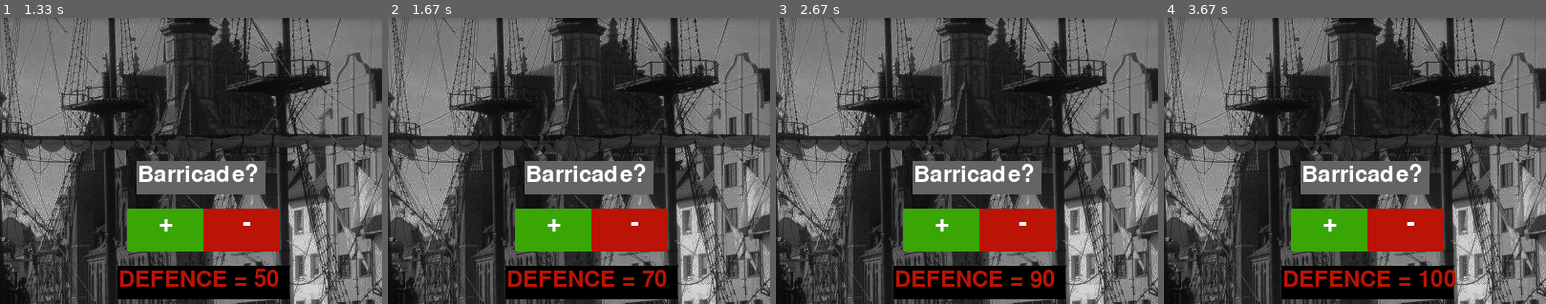
Above: before the commit, frames 1-4 (left to right).
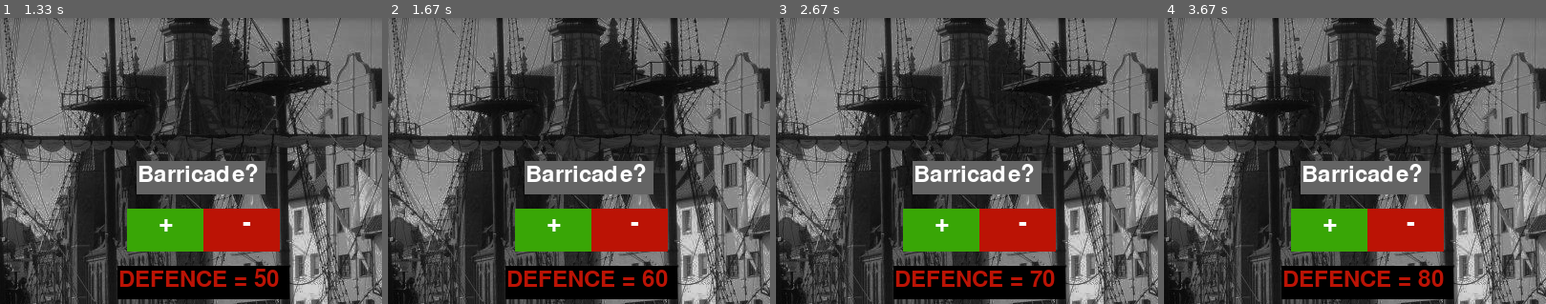
Above: after the commit, the same moments.

Repository: darek-k/pygame-project
Game: pygame game, started from test.py
The game is run twice, just before and just after one commit, with the same random seed, the same clock (stepped at 60 frames per second) and the same inputs.
Inputs (mouse positions are % of the whole screen's width and height, from its top left):
- Up to frame 1 (1.33 s): click "START" at 0.38 s; click (80, 76) at 0.72 s; click "Barricade" at 1.05 s
- Up to frame 2 (1.67 s): click "+" at 1.38 s
- Up to frame 3 (2.67 s): click "-" at 1.72 s; click "+" at 2.05 s; click "+" at 2.38 s
- Up to frame 4 (3.67 s): click "-" at 2.72 s; click "+" at 3.05 s; click "+" at 3.38 s
The pictures show only the part of the screen within x 23-73%, y 0-50%; the shares and areas given below are measured in that part.

Frame 1 is identical in both runs. In frame 2, 0.2% of the frame differs, in the area x 66-74%, y 88-94%; in frame 3, 0.1%; in frame 4, 0.4%, in the area x 66-77%, y 88-94%.

Commit message:
Fix Barricade class

Diff:
--- a/test.py
+++ b/test.py
@@ -426,17 +426,61 @@
 
 
 class Barricade:
-
-    def open_barricade_window(self, image, previous_window):
-        # h = str(1)
-        # stamina = int(player1.stamina) + 10
-        # hours_to_full_stamina = int((100 - player1.stamina) / 10)
-
-        # health = int(player1.health) + 10
-        # hours_to_full_health = int((80 - player1.health) / 10)
-
-        defence_on_begin = location_window.defence
-        defence = location_window.defence
+    def __init__(self):
+        self.black_pearl_defense = 50
+        self.bridge_defense = 50
+        self.crane_defense = 50
+        self.flat_defense = 50
+        self.forest_defense = 50
+        self.hotel_defense = 50
+        self.office_defense = 50
+        self.opera_defense = 50
+        self.restaurant_defense = 50
+        self.soldek_defense = 50
+        self.basilica_defense = 50
+        self.supermarket_defense = 50
+
+
+    def set_defence(self, location_name, new_defence):
+
+        if location_name == 'black_pearl':
+            barricade.black_pearl_defense = new_defence
+        if location_name == 'bridge':
+            barricade.bridge_defense = new_defence
+        if location_name == 'crane':
+            barricade.crane_defense = new_defence
+        if location_name == 'flat':
+            barricade.flat_defense = new_defence
+        if location_name == 'forest':
+            barricade.forest_defense = new_defence
+        if location_name == 'hotel':
+            barricade.hotel_defense = new_defence
+        if location_name == 'office':
+            barricade.office_defense = new_defence
+        if location_name == 'opera_house':
+            barricade.opera_defense = new_defence
+        if location_name == 'restaurant':
+            barricade.restaurant_defense = new_defence
+        if location_name == 'soldek':
+            barricade.soldek_defense = new_defence
+        if location_name == 'st_mary_basilica':
+            barricade.basilica_defense = new_defence
+        if location_name == 'supermarket':
+            barricade.supermarket_defense = new_defence
+
+        # location_window.open_location_window(image, window_name, chest_location, found_item_location, defence, location_name)
+
+        location_window.open_location_window('black_pearl.jpg', '"Black Pearl"',
+                                             chest.chest_black_pearl, chest.found_items_black_pearl,
+                                             barricade.black_pearl_defense,
+                                             'black_pearl')   ###### Dodaj to do argumentów żeby nie powtarzać tego za każdym razem
+
+
+
+    def open_barricade_window(self, image, previous_window, defence, location_name): # It's used in open_location_window()
+
+        defence_on_begin = defence
+        new_defence = 0
 
         stamina_on_begin = int(player1.stamina)
         stamina = int(player1.stamina)
@@ -458,10 +502,6 @@
         boards_number_on_begin = names_list.count('Board')
         boards_number = names_list.count('Board')
 
-        # if player1.food > 0:
-        #     food = int(player1.food) - 5
-        # if player1.drink > 0:
-        #     drink = int(player1.drink) - 5
 
         while True:
             for event in pygame.event.get():
@@ -482,7 +522,7 @@
                             elif defence < 100:
                                 if boards_number > 0:
                                     if stamina > 5:
-                                        defence += 20
+                                        defence += 10
                                         if defence > 100:
                                             defence = 100
                                         boards_number -= 1
@@ -510,8 +550,6 @@
                                 elif boards_number == 0:
                                     print("You don't have boards")
 
-                            print(count_health)
-
 
                 if event.type == pygame.MOUSEBUTTONDOWN:  # click "-" Button
                     button = pygame.Rect(400, 200, 80, 45)
@@ -519,7 +557,7 @@
                         if button.collidepoint(event.pos):
 
                             if defence > defence_on_begin:
-                                defence -= 20
+                                defence -= 10
 
                             if boards_number < boards_number_on_begin:
                                 boards_number += 1
@@ -542,7 +580,8 @@
                     button = pygame.Rect(305, 540, 190, 35)
                     if event.button == 1:
                         if button.collidepoint(event.pos):
-                            location_window.defence = defence
+
+                            new_defence = defence
                             player1.stamina = stamina
                             player1.health = health
                             player1.food = food
@@ -556,7 +595,8 @@
                             pygame.display.update()
                             time.sleep(0.8)
 
-                            return previous_window
+                            return barricade.set_defence(location_name, new_defence)
+
 
             # Window settings and graphic
             pygame.display.set_caption("Barricade")
@@ -571,8 +611,10 @@
             button_maker(400, 200, 80, 45, 'red', 'red', '', 40, '     -', 'white',  # -
                          transparent_on=False, transparent_off=False)
 
+
             button_maker(310, 260, 180, 35, 'black', 'black', '', 35, 'DEFENCE = ' + str(defence), 'red',  # Defence
                          transparent_on=False, transparent_off=False)
+
             button_maker(310, 300, 180, 35, 'grey', 'grey', '', 35, 'BOARDS = ' + str(boards_number), 'gold',  # Boards
                          transparent_on=False, transparent_off=False)
 
@@ -1540,13 +1582,11 @@
 
 
 class LocationWindow:
-
-    def open_location_window(self, image, window_name, chest_location, found_item_location, defence):
-
-        self.defence = defence
-        print(location_window.defence)
+    def open_location_window(self, image, window_name, chest_location, found_item_location, defence, location_name):
+
 
         while True:
+            print('location_window_defence = ', defence)
             # Hand;e events
             for event in pygame.event.get():
                 if event.type == pygame.QUIT:
@@ -1576,7 +1616,7 @@
                     button = pygame.Rect(400, 550, 200, 40)
                     if event.button == 1:
                         if button.collidepoint(event.pos):
-                            barricade.open_barricade_window(image, location_window.open_location_window)
+                            barricade.open_barricade_window(image, location_window.open_location_window, defence, location_name)
 
                 if event.type == pygame.MOUSEBUTTONDOWN:  # Exit
                     button = pygame.Rect(600, 550, 200, 40)
@@ -1602,7 +1642,7 @@
                          transparent_on=False)  # Exit
 
             # Show DEFENCE stat
-            button_maker(20, 20, 220, 40, 'black', 'black', '', 45, 'Defence = ' + str(self.defence), 'red',
+            button_maker(20, 20, 220, 40, 'black', 'black', '', 45, 'Defence = ' + str(defence), 'red',
                          transparent_on=False, transparent_off=False)
             # writing_text('', 45, 'Defence: ' + str(self.defence), 'pure_red', 20, 20)
 
@@ -1650,7 +1690,8 @@
                             door_sound = pygame.mixer.Sound('door.wav')
                             door_sound.play()
                             location_window.open_location_window('black_pearl.jpg', '"Black Pearl"',
-                                                                 chest.chest_black_pearl, chest.found_items_black_pearl, 50)
+                                                                 chest.chest_black_pearl, chest.found_items_black_pearl, barricade.black_pearl_defense,
+                                                                 'black_pearl')
 
 
                 if event.type == pygame.MOUSEBUTTONDOWN:  # Open a "Bridge" window
@@ -1660,7 +1701,7 @@
                             door_sound = pygame.mixer.Sound('door.wav')
                             door_sound.play()
                             location_window.open_location_window('bridge.jpg', 'Bridge', chest.chest_bridge,
-                                                                 chest.found_items_bridge, 0)
+                                                                 chest.found_items_bridge)
 
                 if event.type == pygame.MOUSEBUTTONDOWN:  # Open a "Crane" window
                     button = pygame.Rect(280, 150, 70, 50)
@@ -1669,7 +1710,7 @@
                             door_sound = pygame.mixer.Sound('door.wav')
                             door_sound.play()
                             location_window.open_location_window('crane.jpg', 'Crane', chest.chest_crane,
-                                                                 chest.found_items_crane, 20)
+                                                                 chest.found_items_crane)
 
                 if event.type == pygame.MOUSEBUTTONDOWN:  # Open a "Flat" window
                     button = pygame.Rect(500, 175, 50, 50)
@@ -1678,7 +1719,7 @@
                             door_sound = pygame.mixer.Sound('door.wav')
                             door_sound.play()
                             location_window.open_location_window('flat.jpg', 'Flat', chest.chest_flat,
-                                                                 chest.found_items_flat, 30)
+                                                                 chest.found_items_flat)
 
                 if event.type == pygame.MOUSEBUTTONDOWN:  # Open a "Forest" window
                     button = pygame.Rect(450, 25, 75, 40)
@@ -1687,7 +1728,7 @@
                             raven_sound = pygame.mixer.Sound('raven2.wav')
                             raven_sound.play()
                             location_window.open_location_window('forest.jpg', 'Forest', chest.chest_forest,
-                                                                 chest.found_items_forest, 0)
+                                                                 chest.found_items_forest)
 
                 if event.type == pygame.MOUSEBUTTONDOWN:  # Open a "Hotel" window
                     button = pygame.Rect(450, 265, 70, 50)
@@ -1696,7 +1737,7 @@
                             door_sound = pygame.mixer.Sound('door.wav')
                             door_sound.play()
                             location_window.open_location_window('hotel.jpeg', 'Hotel', chest.chest_hotel,
-                                                                 chest.found_items_hotel, 20)
+                                                                 chest.found_items_hotel)
 
                 if event.type == pygame.MOUSEBUTTONDOWN:  # Open a "Office" window
                     button = pygame.Rect(650, 270, 80, 50)
@@ -1705,7 +1746,7 @@
                             door_sound = pygame.mixer.Sound('door.wav')
                             door_sound.play()
                             location_window.open_location_window('office.jpg', 'Office', chest.chest_office,
-                                                                 chest.found_items_office, 30)
+                                                                 chest.found_items_office)
 
                 if event.type == pygame.MOUSEBUTTONDOWN:  # Open a "Opera House" window
                     button = pygame.Rect(180, 450, 140, 50)
@@ -1714,7 +1755,7 @@
                             door_sound = pygame.mixer.Sound('door.wav')
                             door_sound.play()
                             location_window.open_location_window('opera.jpg', 'Opera House', chest.chest_opera,
-                                                                 chest.found_items_opera, 10)
+                                                                 chest.found_items_opera)
 
                 if event.type == pygame.MOUSEBUTTONDOWN:  # Open a "Restaurant" window
                     button = pygame.Rect(30, 230, 115, 50)
@@ -1723,7 +1764,7 @@
                             door_sound = pygame.mixer.Sound('door.wav')
                             door_sound.play()
                             location_window.open_location_window('restaurant.jpg', 'Restaurant', chest.chest_restaurant,
-                                                                 chest.found_items_restaurant, 0)
+                                                                 chest.found_items_restaurant)
 
                 if event.type == pygame.MOUSEBUTTONDOWN:  # Open a "Sołdek" window
                     button = pygame.Rect(200, 310, 100, 50)
@@ -1732,7 +1773,7 @@
                             door_sound = pygame.mixer.Sound('door.wav')
                             door_sound.play()
                             location_window.open_location_window('soldek.jpg', '"Sołdek"', chest.chest_soldek,
-                                                                 chest.found_items_soldek, 60)
+                                                                 chest.found_items_soldek)
 
                 if event.type == pygame.MOUSEBUTTONDOWN:  # Open a "St. Mary's Basilica" window
                     button = pygame.Rect(540, 70, 180, 45)
@@ -1741,7 +1782,7 @@
                             door_sound = pygame.mixer.Sound('door.wav')
                             door_sound.play()
                             location_window.open_location_window('basilica.jpg', "St. Mary's Basilica",
-                                                                 chest.chest_basilica, chest.found_items_basilica, 30)
+                                                                 chest.chest_basilica, chest.found_items_basilica)
 
                 if event.type == pygame.MOUSEBUTTONDOWN:  # Open a "Supermarket" window
                     button = pygame.Rect(10, 50, 135, 40)
@@ -1750,7 +1791,7 @@
                             door_sound = pygame.mixer.Sound('door.wav')
                             door_sound.play()
                             location_window.open_location_window('supermarket.jpg', '"Supermarket"',
-                                                                 chest.chest_supermarket, chest.found_items_supermarket, 0)
+                                                                 chest.chest_supermarket, chest.found_items_supermarket)
 
             # Screen settings and graphic
             pygame.display.set_caption("Map")
